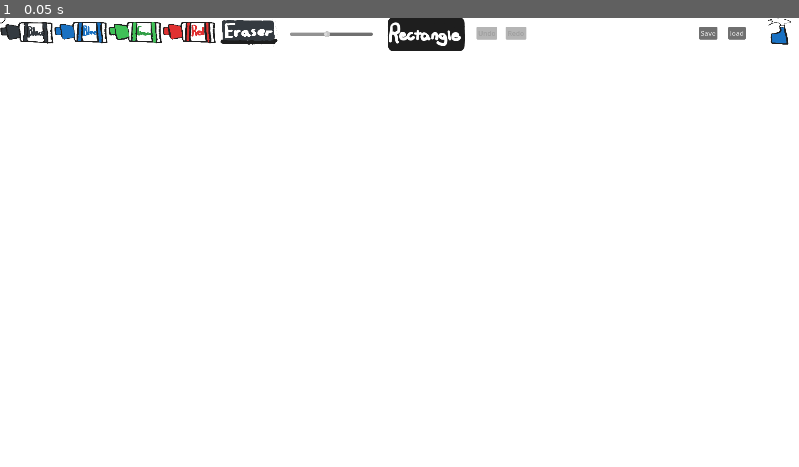
Above: before the commit, frame 1.
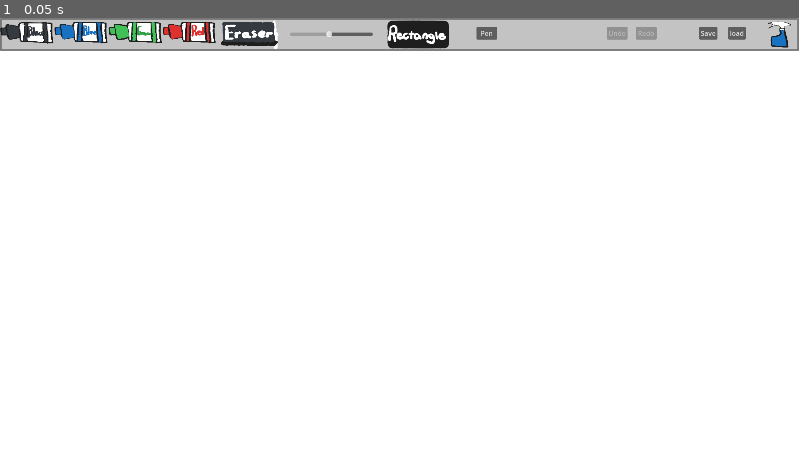
Above: after the commit, the same moment.

Repository: boardshapes/whiteboard
Game: Godot game, scene res://whiteboard.tscn
Two runs of this game, one before a commit and one after it. Both use one fixed random seed, a clock stepped at 60 frames per second and the inputs below. This scene is started directly instead of the project's main scene.
Inputs:
- Up to frame 1 (0.05 s): no input

The runs differ from the first frame. In frame 1, 5.5% of the frame differs, in the area x 0-100%, y 0-8%.

Commit message:
tool changes
- better tool switching
- better preview of where and what you're drawing (hold shift for true preview)
- temporary toolbar bg for testing
- slightly smaller minimum brush size

Technically, i did make some UI changes but not something big i think

Diff:
--- a/whiteboard/canvas.gd
+++ b/whiteboard/canvas.gd
@@ -18,6 +18,15 @@
 var bg : Texture2D = default_bg
 var history : Array = []
 var undo_index = 0
+
+func _on_canvas_viewport_mouse_entered() -> void:
+	drawable = true
+	Input.set_mouse_mode(Input.MOUSE_MODE_HIDDEN)
+
+func _on_canvas_viewport_mouse_exited() -> void:
+	drawable = false
+	Input.set_mouse_mode(Input.MOUSE_MODE_VISIBLE)
+
 
 func update_buttons():
 	%undo.disabled = (undo_index == 0)
--- a/whiteboard/preview.gd
+++ b/whiteboard/preview.gd
@@ -4,12 +4,22 @@
 var start_pos: Vector2
 var default_pos = Vector2(0,0)
 var color : Color = Color.BLACK
-var rectangle_mode : bool = false
+var mode = 'pen'
 var brush_size: float = 50.0
 var has_last_pos : bool = false
+var filled : bool = false
 var dimensions : Vector2
 var mouse_pos : Vector2
+var draw_previews : bool = true
+var i = 0
 
+
+func _on_canvas_viewport_mouse_entered() -> void:
+	draw_previews = true
+
+func _on_canvas_viewport_mouse_exited() -> void:
+	draw_previews = false
+	queue_redraw()
 
 func _on_black_color_pressed() -> void:
 	color = Color.BLACK
@@ -27,11 +37,11 @@
 	color = Color.RED
 
 
+func _on_pen_button_pressed() -> void:
+	mode ='pen'
+
 func _on_rect_button_pressed() -> void:
-	if rectangle_mode:
-		rectangle_mode = false
-	else:
-		rectangle_mode = true
+	mode ='rect'
 
 func _on_brush_size_value_changed(value: float) -> void:
 	brush_size = value
@@ -56,16 +66,24 @@
 		queue_redraw()
 	if not event is InputEventKey:
 		mouse_pos = event.position
-	if event is InputEventKey and event.pressed:
-		if event.keycode == KEY_SHIFT:
-
-			pass
+	if event is InputEventKey:
+		if event.keycode == KEY_SHIFT and event.pressed:
+			filled = true
+		else:
+			filled = false
 	queue_redraw()
 
 func _draw() -> void:
-	var rect : Rect2
-	if rectangle_mode:
-		rect = Rect2(start_pos,dimensions)
-		draw_rect(rect,color, false, 1)
-	else:
-		draw_circle(mouse_pos, brush_size/4, color, false, 2.0)
+	if draw_previews:
+		var rect : Rect2
+		if mode == 'rect':
+			# make a crosshair
+			draw_circle(Vector2(mouse_pos.x+5,mouse_pos.y), 1, color, true)
+			draw_circle(Vector2(mouse_pos.x-5,mouse_pos.y), 1, color, true)
+			draw_circle(Vector2(mouse_pos.x,mouse_pos.y-5), 1, color, true)
+			draw_circle(Vector2(mouse_pos.x,mouse_pos.y+5), 1, color, true)
+			draw_circle(mouse_pos, 1, color, true)
+			rect = Rect2(start_pos,dimensions)
+			draw_rect(rect,color, filled, 1)
+		else:
+			draw_circle(mouse_pos, brush_size/4, color, filled, 2.0)
--- a/whiteboard/project.godot
+++ b/whiteboard/project.godot
@@ -19,6 +19,7 @@
 
 window/size/viewport_width=1920
 window/size/viewport_height=1080
+window/size/mode=2
 
 [rendering]
 
--- a/whiteboard/whiteboard.tscn
+++ b/whiteboard/whiteboard.tscn
@@ -10,6 +10,7 @@
 [ext_resource type="Texture2D" uid="uid://dsnb6br1wk27f" path="res://buttons/SprayBottle.png" id="8_t8au8"]
 [ext_resource type="Texture2D" uid="uid://b3lrysiq4exdl" path="res://buttons/RectangleButton.png" id="9_e5o2u"]
 [ext_resource type="Texture2D" uid="uid://dl7f8fr5u4m2u" path="res://buttons/eraser.png" id="10_d1f78"]
+[ext_resource type="Texture2D" uid="uid://dqpnd35g46c1e" path="res://Toolbar.png" id="11_r75m2"]
 
 [sub_resource type="StyleBoxFlat" id="StyleBoxFlat_0e48y"]
 bg_color = Color(1, 1, 1, 1)
@@ -77,6 +78,11 @@
 [node name="ControlSize" type="Control" parent="ButtonsViewport/SubViewport/HBoxContainer"]
 layout_mode = 2
 
+[node name="Sprite2D" type="Sprite2D" parent="ButtonsViewport/SubViewport/HBoxContainer/ControlSize"]
+z_index = -5
+position = Vector2(960, 40)
+texture = ExtResource("11_r75m2")
+
 [node name="BlackColor" type="TextureButton" parent="ButtonsViewport/SubViewport/HBoxContainer/ControlSize"]
 layout_mode = 0
 offset_right = 440.0
@@ -114,8 +120,9 @@
 [node name="Clear" type="TextureButton" parent="ButtonsViewport/SubViewport/HBoxContainer/ControlSize"]
 layout_mode = 0
 offset_left = 1843.0
+offset_top = 7.0
 offset_right = 2042.0
-offset_bottom = 355.0
+offset_bottom = 362.0
 scale = Vector2(0.3, 0.2)
 texture_normal = ExtResource("8_t8au8")
 
@@ -123,17 +130,18 @@
 unique_name_in_owner = true
 layout_mode = 0
 offset_left = 928.0
-offset_top = -7.0
+offset_top = 2.9999983
 offset_right = 1314.0
-offset_bottom = 176.0
-scale = Vector2(0.5, 0.5)
+offset_bottom = 186.0
+scale = Vector2(0.4, 0.4)
 texture_normal = ExtResource("9_e5o2u")
 
 [node name="WhiteColor2" type="TextureButton" parent="ButtonsViewport/SubViewport/HBoxContainer/ControlSize"]
 layout_mode = 0
-offset_left = 530.0
-offset_right = 1008.0
-offset_bottom = 350.0
+offset_left = 531.0
+offset_top = 4.0
+offset_right = 1009.0
+offset_bottom = 354.0
 scale = Vector2(0.3, 0.2)
 theme = SubResource("Theme_epypp")
 texture_normal = ExtResource("10_d1f78")
@@ -152,7 +160,7 @@
 offset_top = 10.0
 offset_right = 896.0
 offset_bottom = 68.0
-min_value = 10.0
+min_value = 5.0
 value = 50.0
 
 [node name="load" type="Button" parent="ButtonsViewport/SubViewport/HBoxContainer/ControlSize"]
@@ -167,21 +175,34 @@
 [node name="undo" type="Button" parent="ButtonsViewport/SubViewport/HBoxContainer/ControlSize"]
 unique_name_in_owner = true
 layout_mode = 0
+offset_left = 1458.0
+offset_top = 21.0
+offset_right = 1508.0
+offset_bottom = 52.0
+text = "Undo"
+
+[node name="redo" type="Button" parent="ButtonsViewport/SubViewport/HBoxContainer/ControlSize"]
+unique_name_in_owner = true
+layout_mode = 0
+offset_left = 1528.0
+offset_top = 21.0
+offset_right = 1578.0
+offset_bottom = 52.0
+text = "Redo"
+
+[node name="pen" type="Button" parent="ButtonsViewport/SubViewport/HBoxContainer/ControlSize"]
+unique_name_in_owner = true
+layout_mode = 0
 offset_left = 1145.0
 offset_top = 21.0
 offset_right = 1195.0
 offset_bottom = 52.0
-text = "Undo"
-
-[node name="redo" type="Button" parent="ButtonsViewport/SubViewport/HBoxContainer/ControlSize"]
-unique_name_in_owner = true
-layout_mode = 0
-offset_left = 1215.0
-offset_top = 21.0
-offset_right = 1265.0
-offset_bottom = 52.0
-text = "Redo"
-
+text = "Pen"
+
+[connection signal="mouse_entered" from="CanvasViewport" to="CanvasViewport/drawingViewport/Canvas" method="_on_canvas_viewport_mouse_entered"]
+[connection signal="mouse_entered" from="CanvasViewport" to="CanvasViewport/preViewport/Preview" method="_on_canvas_viewport_mouse_entered"]
+[connection signal="mouse_exited" from="CanvasViewport" to="CanvasViewport/drawingViewport/Canvas" method="_on_canvas_viewport_mouse_exited"]
+[connection signal="mouse_exited" from="CanvasViewport" to="CanvasViewport/preViewport/Preview" method="_on_canvas_viewport_mouse_exited"]
 [connection signal="file_selected" from="CanvasViewport/drawingViewport/LoadImage" to="CanvasViewport/drawingViewport/Canvas" method="_on_pick_image_file_dialog_file_selected"]
 [connection signal="file_selected" from="CanvasViewport/drawingViewport/SaveDialog" to="CanvasViewport/drawingViewport/Canvas" method="_on_pick_save_location_dialog_file_selected"]
 [connection signal="mouse_entered" from="ButtonsViewport/SubViewport/HBoxContainer/ControlSize/BlackColor" to="." method="_on_button_mouse_entered"]
Binary file added: whiteboard/Toolbar.png
Not shown, added: whiteboard/Toolbar.png.import
Not shown: 2 places in whiteboard/whiteboard.tscn that only renumber resources
